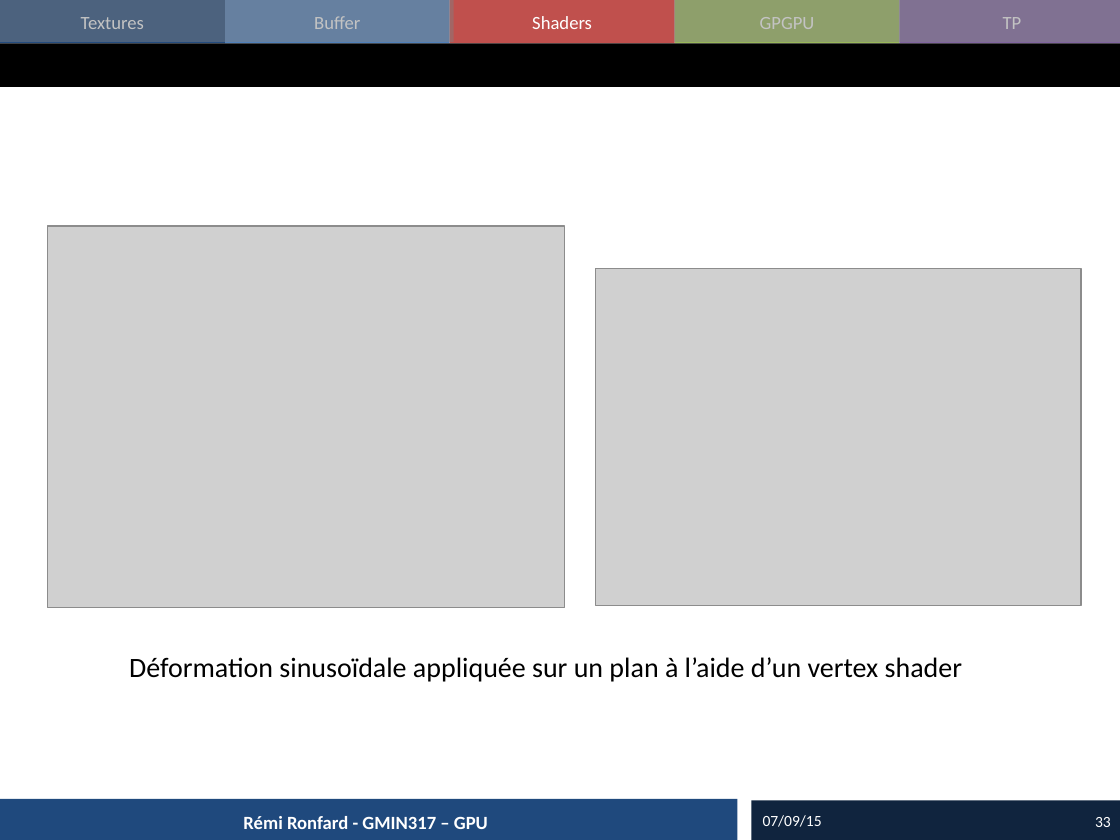
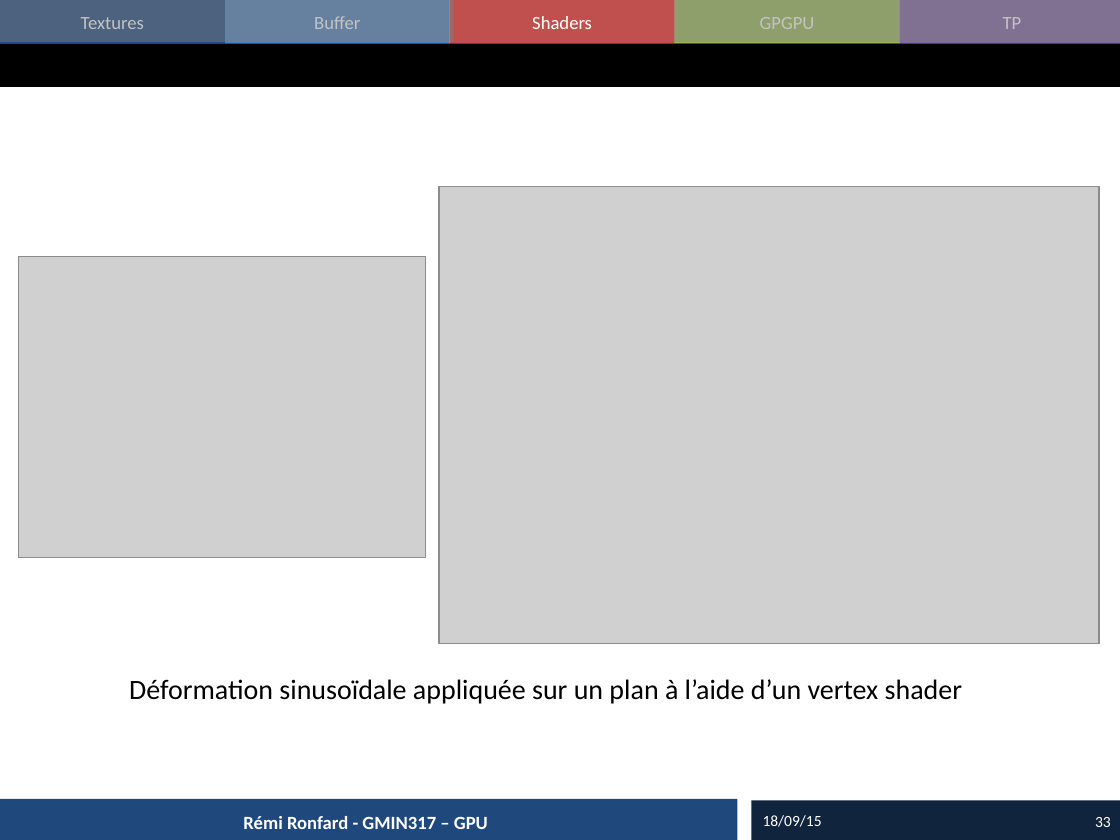
Before and after one commit to imagina-gmin317/imagina-gmin317-2015, a slide deck: slide 33 of cours/2015_05_GPU.pptx. Drawn at 1120x840 pixels with LibreOffice and Linux fonts; fonts in the diff are those of the drawing; grey boxes stand for pictures. Boxes give left, top, right and bottom in pixels: in the first picture for what was removed or moved away, otherwise in the second. Text is boxed around its words. In the diff, an @@ line names an element or a change of style, - is before the commit and + after.

```diff
--- a/cours/2015_05_GPU.pptx
+++ b/cours/2015_05_GPU.pptx
@@ picture: place and size @@
-picture at (595,269,1081,606)
+picture at (439,186,1099,644)
@@ picture: place and size @@
-picture at (47,226,564,608)
+picture at (18,256,426,558)
@@ text "Déformation sinusoïdale appliquée sur un ...": place and size @@
-text "Déformation sinusoïdale appliquée sur un ..." at (129,657,962,682)
+text "Déformation sinusoïdale appliquée sur un ..." at (129,679,962,704)
@@ text at (763,815,822,827): text changed @@
-07/09/15
+18/09/15
```
Also in this commit, not shown: 50 other slides changed, 2 slides removed, 25 other files.
